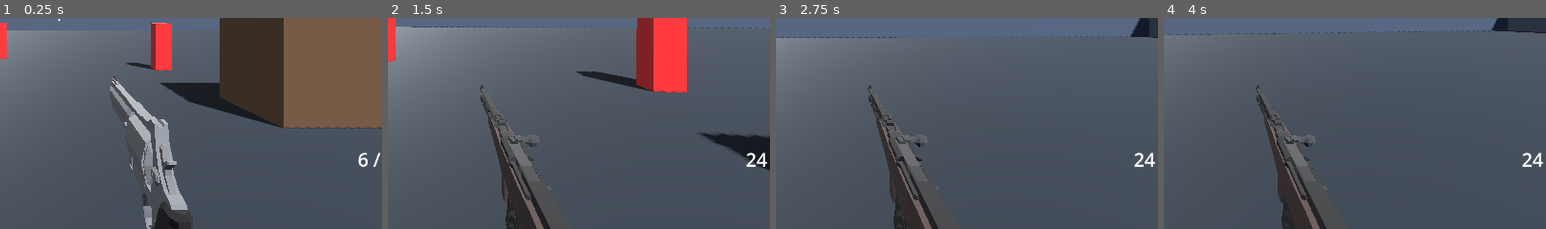
Above: before the commit, frames 1-4 (left to right).
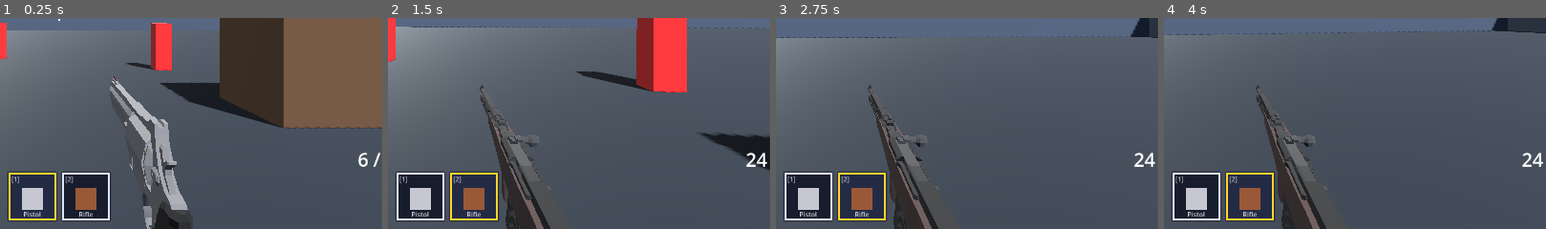
Above: after the commit, the same moments.

Repository: BosRegele/rustyrodut
Game: Godot game, scene res://main.tscn
The game is run twice, just before and just after one commit, with the same random seed, the same clock (stepped at 60 frames per second) and the same inputs.
Inputs (mouse positions are % of the whole screen's width and height, from its top left):
- Up to frame 1 (0.25 s): no input
- Up to frame 2 (1.5 s): tap Enter at 0.5 s; move the mouse to (55, 49) at 0.52 s; hold W (move_forward) from 0.53 s (still down); tap 1 at 0.6 s; click (55, 49) at 0.67 s; tap Space (jump) at 0.77 s; move the mouse to (45, 50) at 1.27 s; tap 2 at 1.35 s
- Up to frame 3 (2.75 s): keep holding W (move_forward); tap Space (jump) at 1.52 s; move the mouse to (52, 47) at 2.02 s; tap R at 2.1 s
- Up to frame 4 (4 s): keep holding W (move_forward); move the mouse to (49, 51) at 2.77 s; tap 1 at 2.85 s; click (49, 51) at 2.92 s; tap Space (jump) at 3.02, 3.5, 3.77 s; move the mouse to (57, 50) at 3.52 s; tap 2 at 3.6 s
The pictures show only the part of the screen within x 42-92%, y 49-99%; the shares and areas given below are measured in that part.

The runs differ from the first frame. In frame 1, 6.0% of the frame differs, in the area x 2-29%, y 72-97%; in frame 2, 6.0%; in frame 3, 6.0%; in frame 4, 6.0%.
Error before the commit: Parse Error: Cannot infer the type of "icon_path" variable because the value doesn't have a set type. (res://inventory_hud.gd:65)

Commit message:
Fix type inference: var icon_path: String
Co-Authored-By: Claude Sonnet 4.6 <noreply@anthropic.com>

Diff:
--- a/inventory_hud.gd
+++ b/inventory_hud.gd
@@ -62,7 +62,7 @@
 		hbox.add_child(outer)
 
 		# ── Icon arma ────────────────────────────────────────────────────────
-		var icon_path := WEAPON_ICONS[i]
+		var icon_path: String = WEAPON_ICONS[i]
 		if ResourceLoader.exists(icon_path):
 			var tex_rect := TextureRect.new()
 			tex_rect.texture = load(icon_path)
